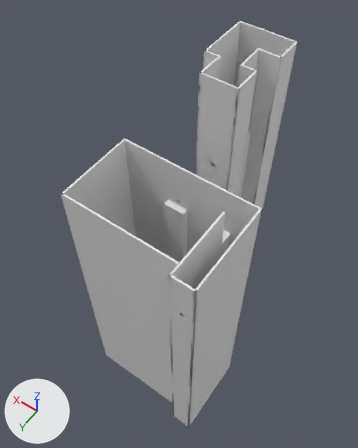
The FBX model Assets/Models/New Env/TermProject_P3_redo_walls.fbx: old version first, new version second.
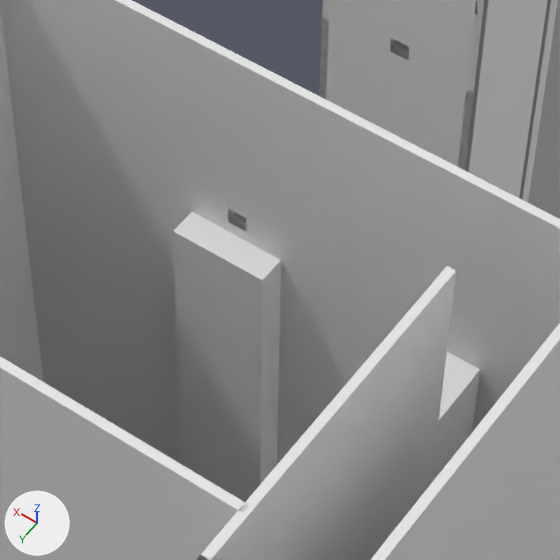
Old and new are each drawn whole from a 50 mm camera at (-182.0, 304.0, 301.0) aimed at (28.0, 10.0, -161.0) and again close up on the part from 35% to 69% of the width and 34% to 61% of the height. The lights are fixed; the arrows at lower left show +X, +Y and +Z. Where no turn or scale is listed for an object, it has been applied to the vertices. Vertices at the same position are counted once.
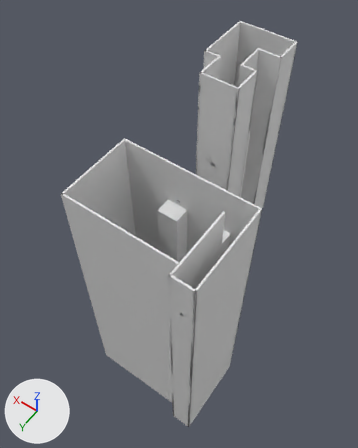
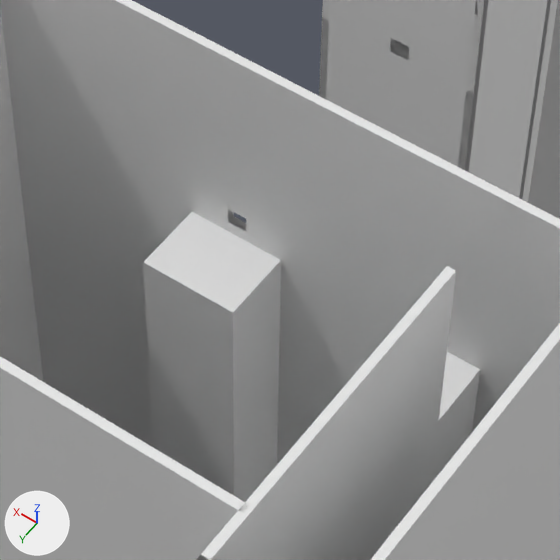
Where the change shows, as pixel boxes [x1, y1, x2, y2] in the close-ups (560 x 560 px; the box of a moved part takes in the faces that stretch with it):
part 1 of me_cube_33943, moved or reshaped: before [173, 212, 281, 502]; after [143, 212, 281, 502]

Diff of the bpy script that builds the scene:
```diff
--- a/Assets/Models/New Env/TermProject_P3_redo_walls.fbx.py
+++ b/Assets/Models/New Env/TermProject_P3_redo_walls.fbx.py
@@ me_cube_33943 @@
 me_cube_33943.from_pydata(...)  # 244 vertices, 220 faces; spans x -61.0..93.0, y -1.0..261.0, z -405.0..1.0
 # used by ob_cube_119; location = (-20.0, -121.0, 27.0)
 # before: 190 (16.0, 168.0, -405.0), 191 (16.0, 168.0, -110.0) at pixel (262, 280), 194 (40.0, 168.0, -405.0), 195 (40.0, 168.0, -110.0) at pixel (173, 231)
+# me_cube_33943 part 1
+for i in [190, 191, 194, 195]: me_cube_33943.vertices[i].co += Vector((0.0, 11.0, 0.0))
 me_cube_33943.materials.append(mat_concrete_test)
```
